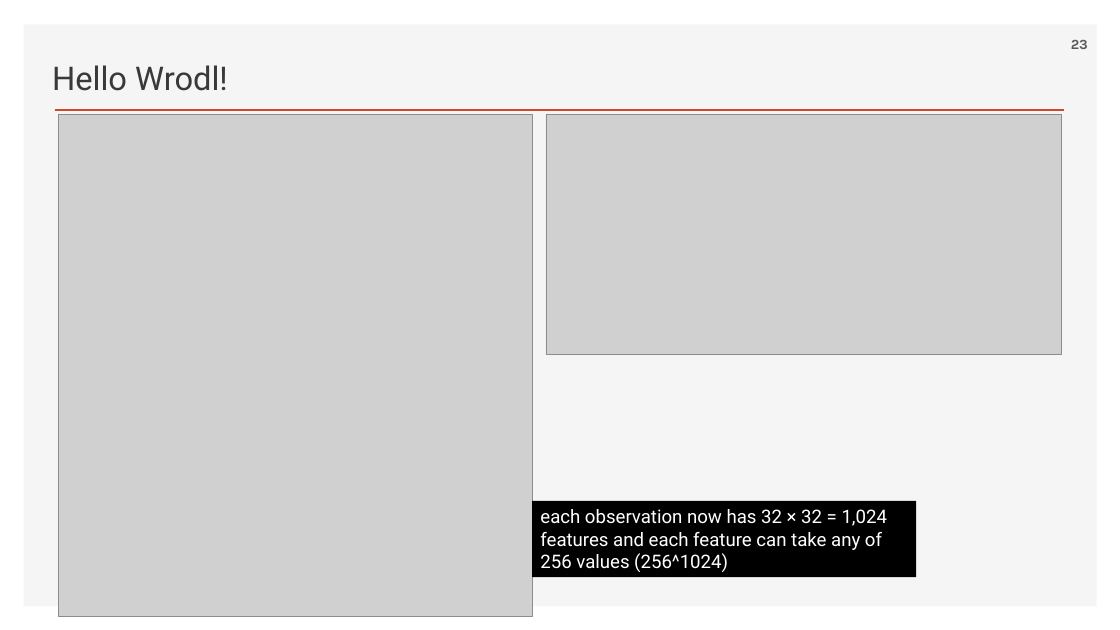
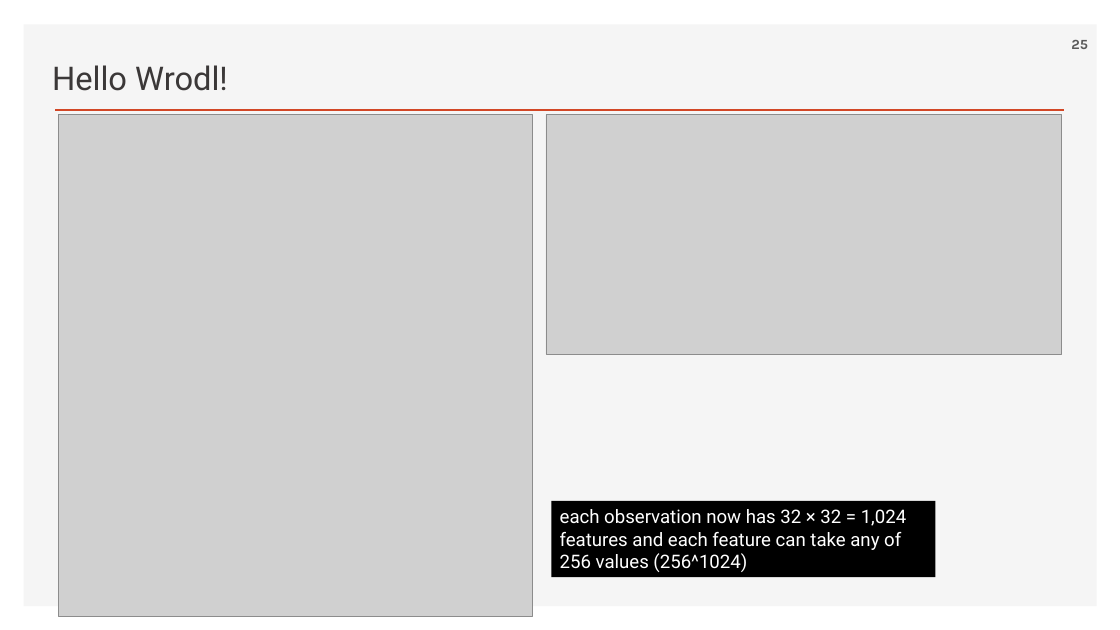
Before and after one commit to ancestor9/2026_Fall_Generative-Deep-Learning, a slide deck: slide 25 of Chapter 01 Generative Deep Learning.pptx (slide 23 before the commit). Drawn at 1120x630 pixels with LibreOffice and Linux fonts; fonts in the diff are those of the drawing; grey boxes stand for pictures; background and template pictures are left out. Boxes give left, top, right and bottom in pixels: in the first picture for what was removed or moved away, otherwise in the second. Text is boxed around its words. In the diff, an @@ line names an element or a change of style, - is before the commit and + after.

```diff
--- a/Chapter 01 Generative Deep Learning.pptx
+++ b/Chapter 01 Generative Deep Learning.pptx
@@ rectangle "each observation now has 32 ...": place and size @@
-rectangle "each observation now has 32 ..." at box(533, 501, 917, 577)
+rectangle "each observation now has 32 ..." at box(551, 501, 935, 577)
```
Also in this commit, not shown: 6 other slides changed, 6 slides added, 4 slides removed.
